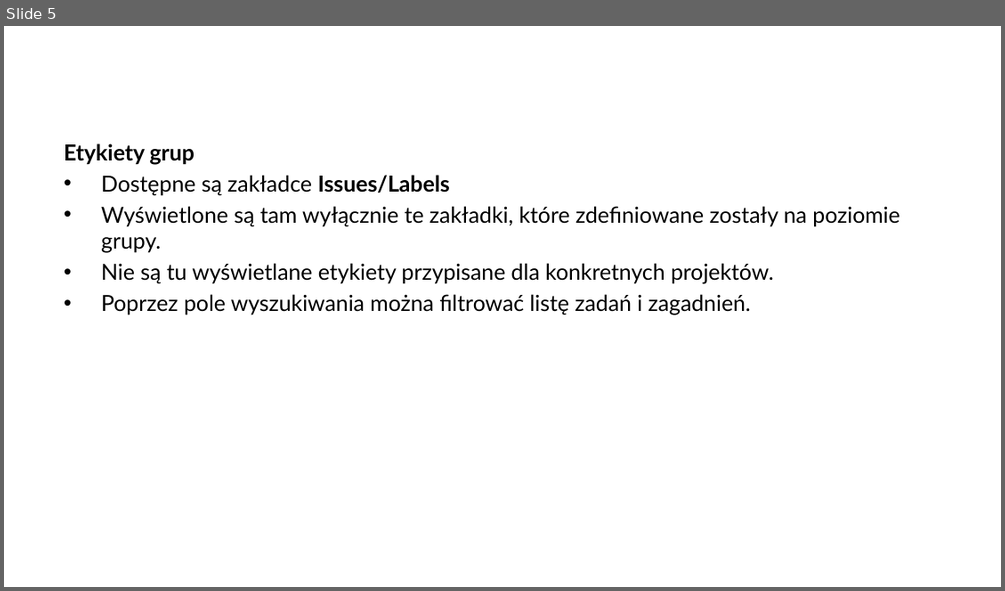
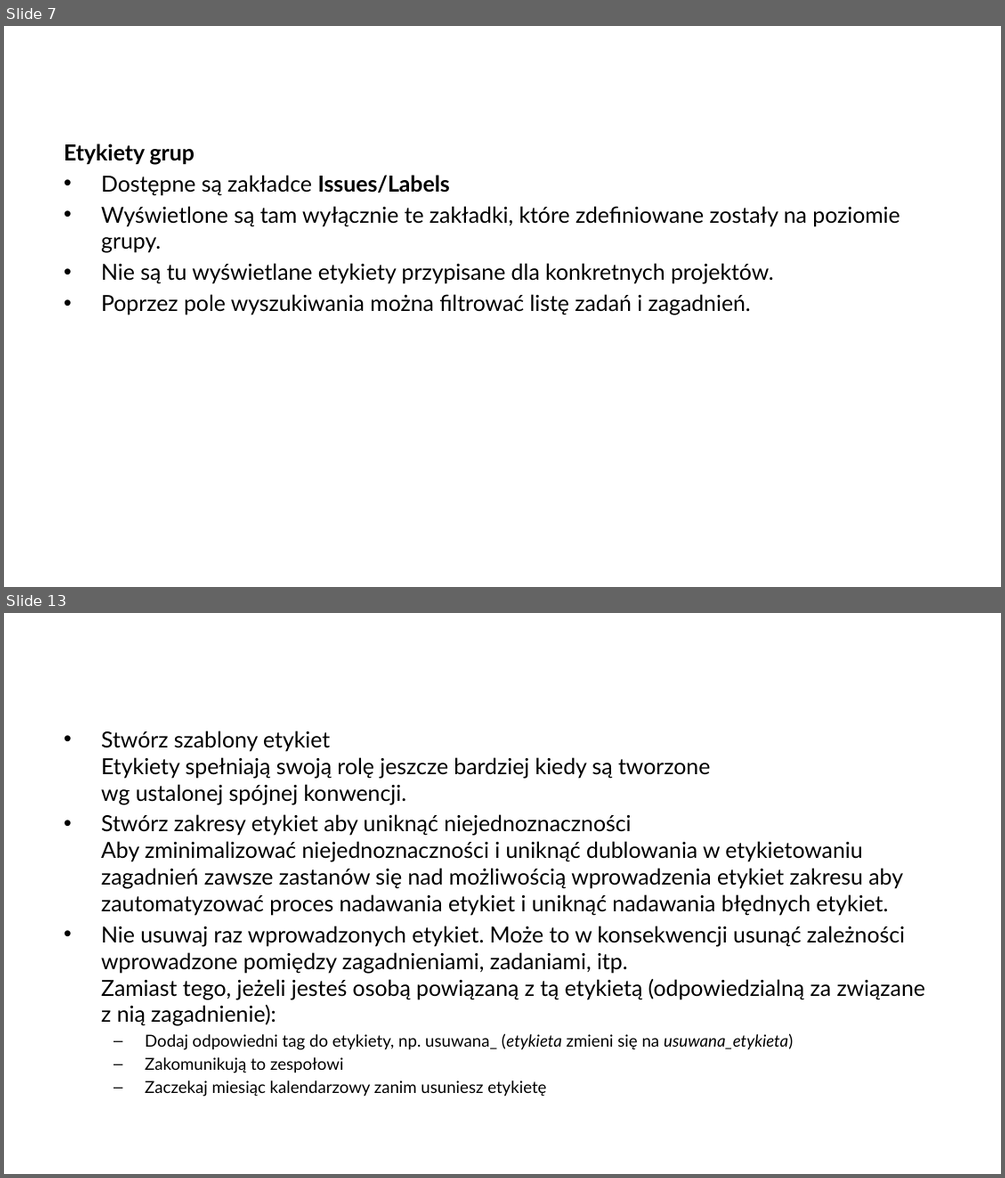
Before and after one commit to arturkwiek/gitlab-tutorial, a slide deck: 10. Git - tutorial - Labels.pptx. Shown one above the other, each under a label of ours: slide 5 before the commit, slides 7 and 13 after it; the slides between them are not shown. The pictures are 1005x591 and 1005x1178 pixels, drawn with LibreOffice and Linux fonts; fonts in the diff are those of the drawing; background and template pictures are left out. Boxes give left, top, right and bottom in pixels: in the first picture for what was removed or moved away, otherwise in the second. Text is boxed around its words. In the diff, an @@ line names an element or a change of style, - is before the commit and + after.

Commit message:
Kontynuacja prezentacji dot. Etykiet

```diff
--- a/10. Git - tutorial - Labels.pptx
+++ b/10. Git - tutorial - Labels.pptx
@@ slide 13 added at box(4, 613, 1001, 1174), background picture (left out) @@
@@ text added at box(101, 730, 925, 1096), 16 pt, text #000000 @@
+• Stwórz szablony etykiet
+  Etykiety spełniają swoją rolę jeszcze bardziej kiedy są tworzone
+  wg ustalonej spójnej konwencji.
+• Stwórz zakresy etykiet aby uniknąć niejednoznaczności
+  Aby zminimalizować niejednoznaczności i uniknąć dublowania w etykietowaniu zagadnień zawsze zastanów się nad możliwością wprowadzenia etykiet zakresu aby zautomatyzować proces nadawania etykiet i uniknąć nadawania błędnych etykiet.
+• Nie usuwaj raz wprowadzonych etykiet. Może to w konsekwencji usunąć zależności wprowadzone pomiędzy zagadnieniami, zadaniami, itp.
+  Zamiast tego, jeżeli jesteś osobą powiązaną z tą etykietą (odpowiedzialną za związane z nią zagadnienie):
+  – Dodaj odpowiedni tag do etykiety, np. usuwana_ (etykieta zmieni się na usuwana_etykieta)
+  – Zakomunikują to zespołowi
+  – Zaczekaj miesiąc kalendarzowy zanim usuniesz etykietę
@@ what was slide 5 is now slide 7 @@
```
Also in this commit, not shown: 2 slides changed, 5 other slides added.
